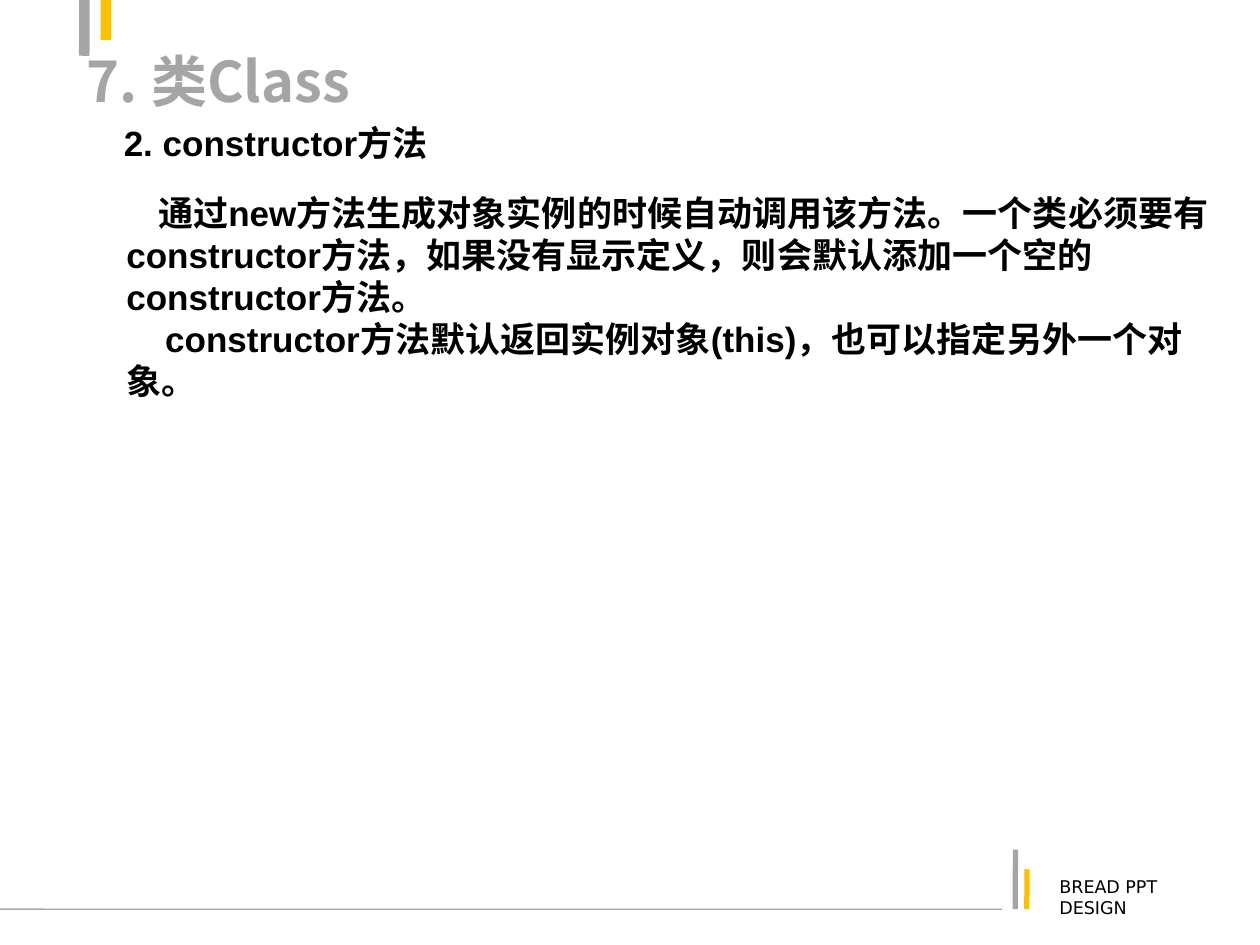
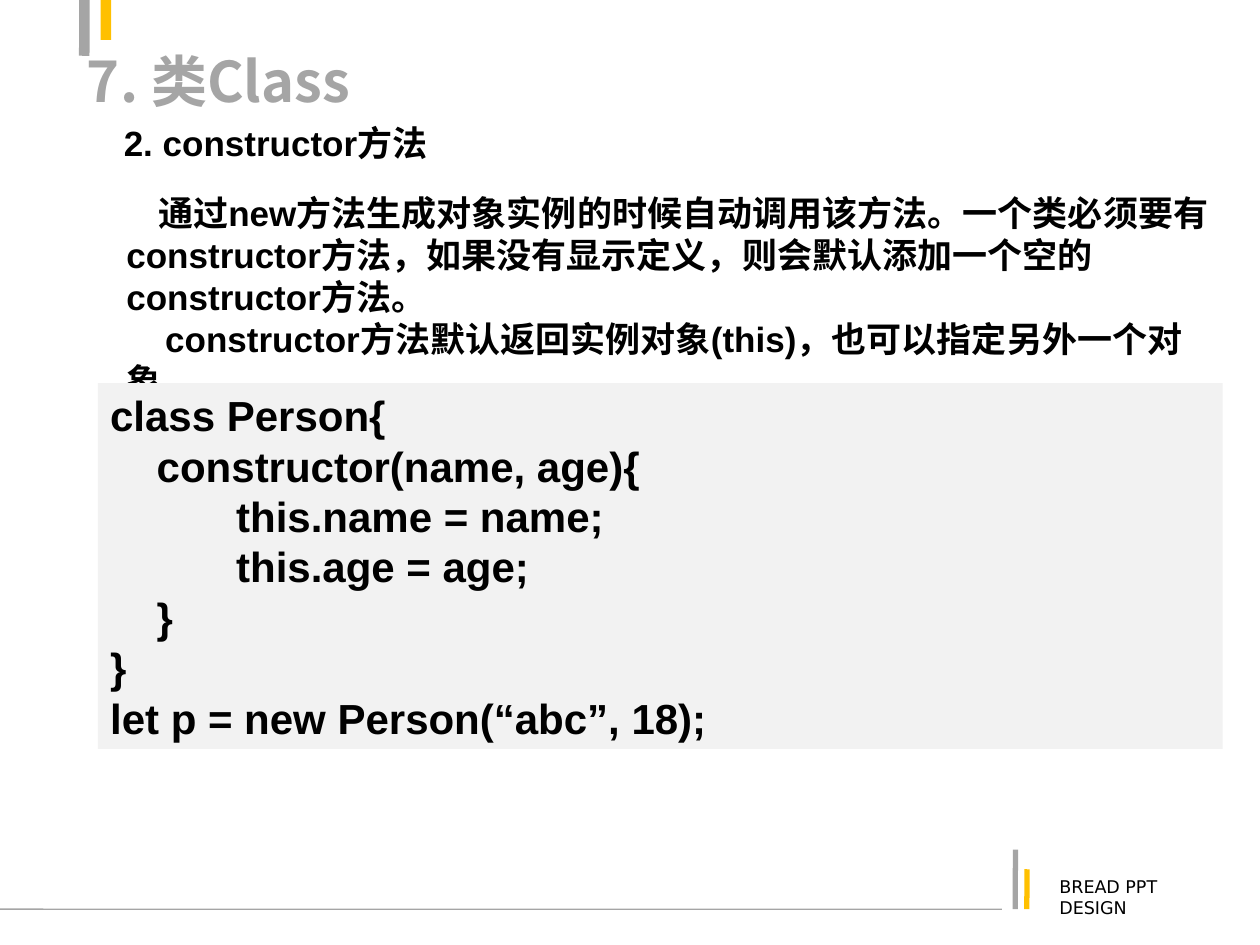
Before and after one commit to justforuse/psae-es6, a slide deck: slide 41 of es6.ppt (slide 37 before the commit). Drawn at 1260x945 pixels with LibreOffice and Linux fonts; fonts in the diff are those of the drawing. Boxes give left, top, right and bottom in pixels: in the first picture for what was removed or moved away, otherwise in the second. Text is boxed around its words. In the diff, an @@ line names an element or a change of style, - is before the commit and + after.

```diff
--- a/es6.ppt
+++ b/es6.ppt
@@ rectangle added at [98,383,1223,748], fill #F2F2F2, 24 pt, text #000000, bold @@
+class Person{
+constructor(name, age){
+this.name = name;
+this.age = age;
+}
+}
+let p = new Person(“abc”, 18);
```
Also in this commit, not shown: 22 other slides changed, 8 slides added, 9 slides removed, 5 other files.
